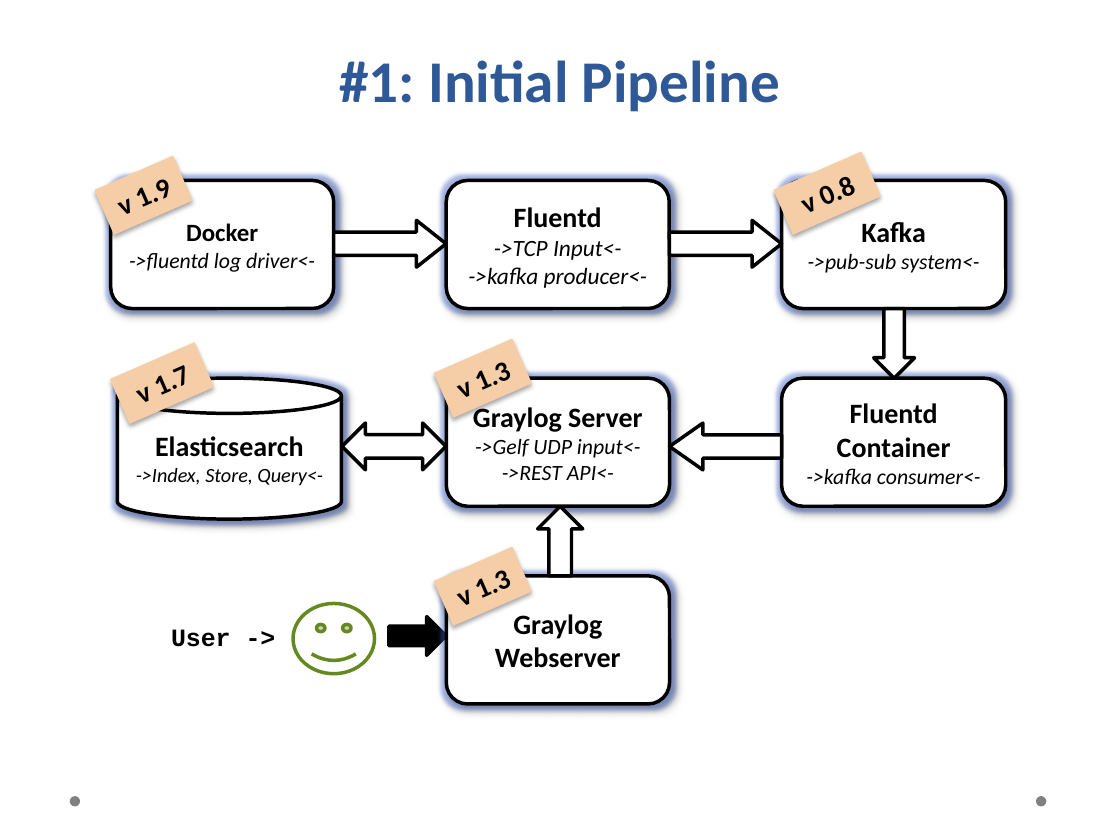
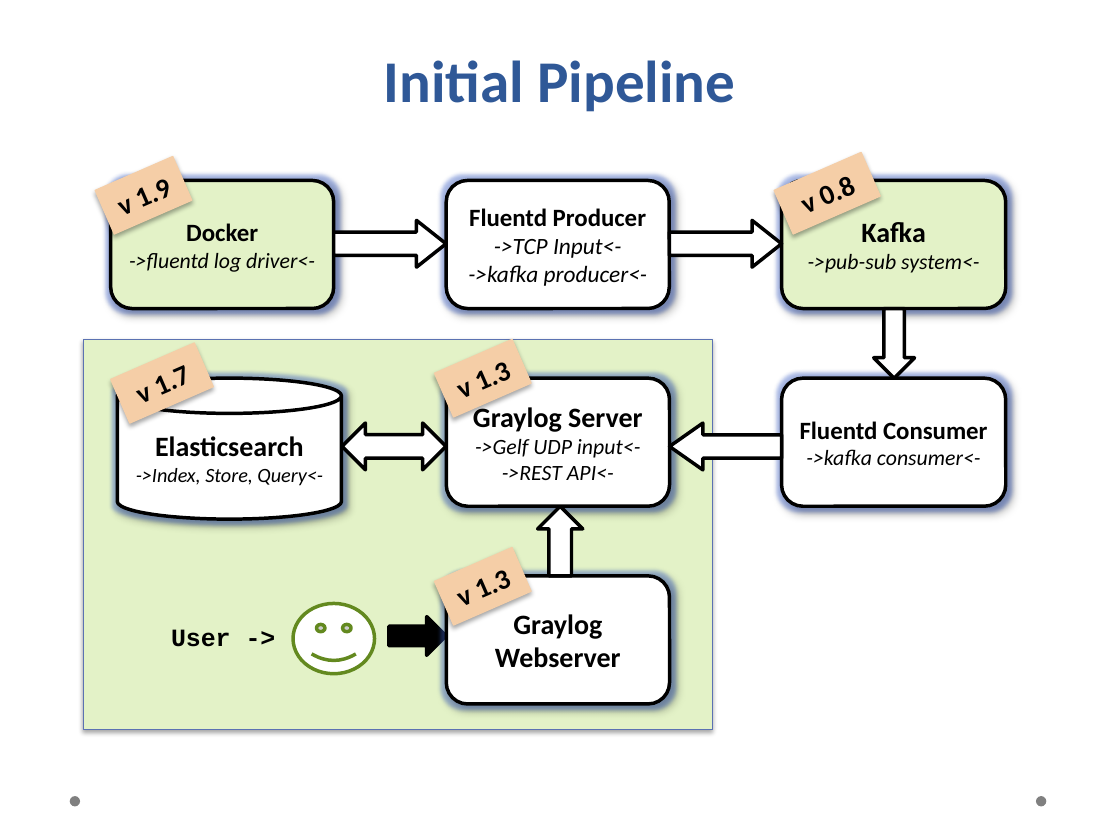
Before and after one commit to rohit01/rohit01.github.io, a slide deck: slide 11 of res/talks/logging-at-scale-using-graylog-billion-messages-100k-req-sec/logging-at-scale.pptx (slide 12 before the commit). Drawn at 1120x840 pixels with LibreOffice and Linux fonts; fonts in the diff are those of the drawing; background and template pictures are left out. Boxes give left, top, right and bottom in pixels: in the first picture for what was removed or moved away, otherwise in the second. Text is boxed around its words. In the diff, an @@ line names an element or a change of style, - is before the commit and + after.

```diff
--- a/res/talks/logging-at-scale-using-graylog-billion-messages-100k-req-sec/logging-at-scale.pptx
+++ b/res/talks/logging-at-scale-using-graylog-billion-messages-100k-req-sec/logging-at-scale.pptx
@@ title at (x1=384, y1=60, x2=735, y2=112): text changed @@
-#1: Initial Pipeline
+Initial Pipeline
@@ rounded rectangle "Docker" at (x1=111, y1=180, x2=334, y2=308): fill #FFFFFF to #E3F2C7 @@
@@ text in rounded rectangle at (x1=469, y1=208, x2=646, y2=227): text changed; size 18 to 16 pt @@
-Fluentd
+Fluentd Producer
@@ rounded rectangle "Kafka ->pub-sub system<-" at (x1=782, y1=180, x2=1006, y2=308): fill #FFFFFF to #E3F2C7 @@
@@ rectangle added at (x1=83, y1=339, x2=712, y2=729), fill #E3F2C7, outline #5C72B2 0.75 pt @@
@@ text in rounded rectangle at (x1=800, y1=421, x2=987, y2=465): text changed @@
-Fluentd Container
-->kafka consumer<-
+Fluentd Consumer
+->kafka consumer<-
```
Also in this commit, not shown: 10 other slides changed, 2 slides removed, 1 other file.
